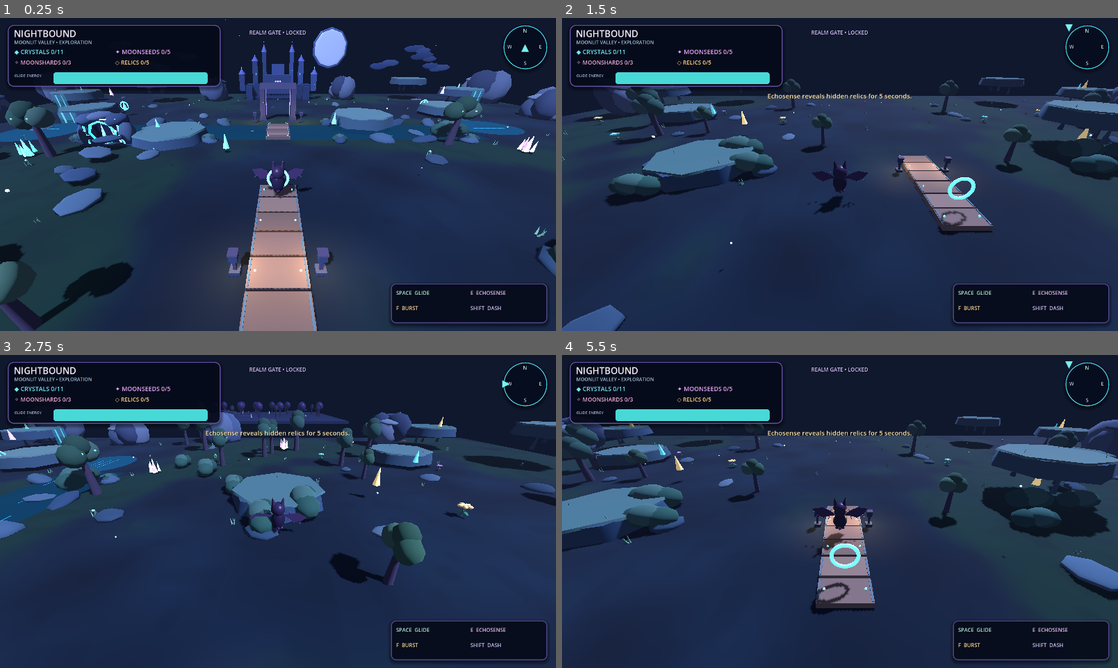
Above: before the commit, frames 1-4 (two rows, left to right).
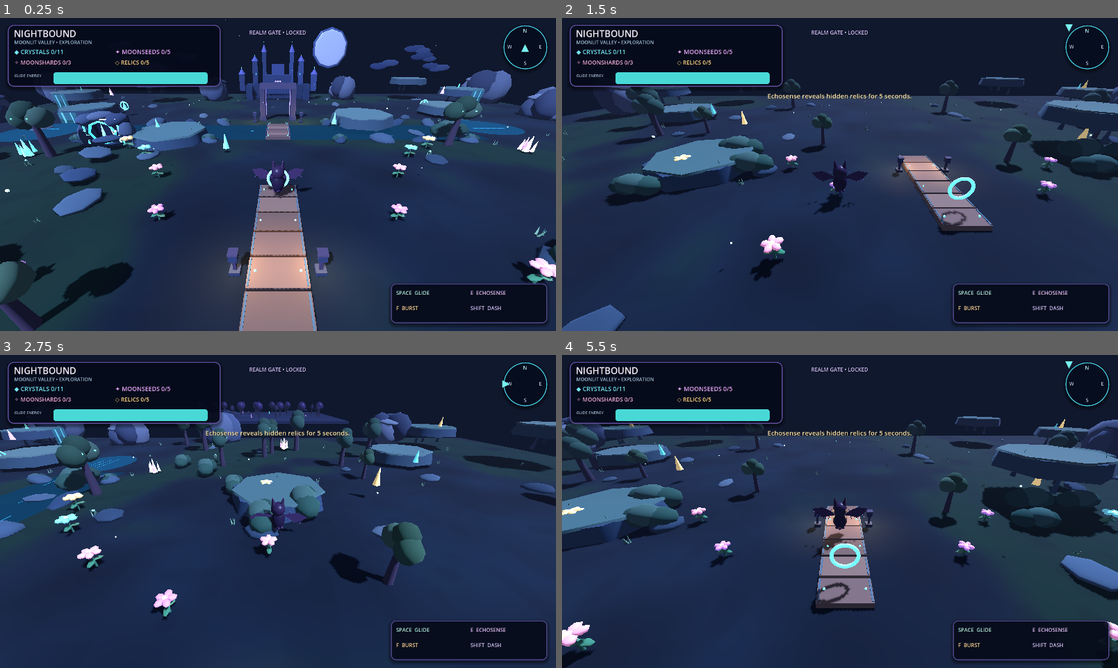
Above: after the commit, the same moments.

Repository: Dynamon91/nightbound
Game: Godot game, scene res://scenes/main.tscn
The game is run twice, just before and just after one commit, with the same random seed, the same clock (stepped at 60 frames per second) and the same inputs.
Inputs:
- Up to frame 1 (0.25 s): no input
- Up to frame 2 (1.5 s): hold D (move_right) 0.53-1.28 s; tap F (burst) at 0.6 s; tap Space (jump) at 0.77 s; hold S (move_back) from 1.28 s (still down); tap E (echosense) at 1.35 s
- Up to frame 3 (2.75 s): tap Space (jump) at 1.52 s; release S (move_back) at 2.03 s; hold D (move_right) from 2.03 s (still down); tap Shift (shadow_dash) at 2.1 s
- Up to frame 4 (5.5 s): release D (move_right) at 2.78 s; hold W (move_forward) 2.78-3.53 s; tap F (burst) at 2.85, 5.1 s; tap Space (jump) at 3.02, 3.77, 4.52 s; hold A (move_left) 3.53-5.03 s; tap E (echosense) at 3.6 s; tap Shift (shadow_dash) at 4.35 s; hold S (move_back) from 5.03 s (still down)

The runs differ from the first frame. In frame 1, 1.1% of the frame differs, in the area x 3-100%, y 37-85%; in frame 2, 0.7%; in frame 3, 1.0%; in frame 4, 1.3%, in the area x 0-100%, y 28-100%.

Commit message:
art: place larger moonflowers along the visible traversal edges

Diff:
--- a/scripts/main.gd
+++ b/scripts/main.gd
@@ -632,15 +632,14 @@
 func build_moonflowers()->void:
 	# Bright, faceted flowers populate the near-ground edges while keeping the jumping lane clear.
 	var flower_positions:Array[Vector3]=[
-		Vector3(-20.0,0.02,8.0),Vector3(-30.0,0.02,14.0),Vector3(-39.0,0.02,21.0),
-		Vector3(-25.0,0.02,27.0),Vector3(-42.0,0.02,32.0),
-		Vector3(20.0,0.02,9.0),Vector3(30.0,0.02,15.0),Vector3(39.0,0.02,22.0),
-		Vector3(25.0,0.02,28.0),Vector3(42.0,0.02,33.0),Vector3(-14.0,0.02,23.0),Vector3(14.0,0.02,22.0)
+		Vector3(-6.5,0.02,4.8),Vector3(-9.0,0.02,0.0),Vector3(-12.0,0.02,-3.8),Vector3(-15.0,0.02,-6.0),
+		Vector3(6.5,0.02,4.8),Vector3(9.0,0.02,0.0),Vector3(12.0,0.02,-3.8),Vector3(15.0,0.02,-6.0),
+		Vector3(-10.0,0.02,8.5),Vector3(10.0,0.02,8.5),Vector3(-18.0,0.02,8.0),Vector3(18.0,0.02,8.0)
 	]
 	var petal_colors:Array[Color]=[Color("#d28aff"),Color("#ff9dce"),Color("#78dff4"),Color("#ffd58b")]
 	for flower_index in range(flower_positions.size()):
 		var p:Vector3=flower_positions[flower_index]
-		var size_value:=.78+float(flower_index%4)*.12
+		var size_value:=1.02+float(flower_index%4)*.15
 		var stem:=MeshInstance3D.new()
 		var stem_mesh:=CylinderMesh.new()
 		stem_mesh.top_radius=.025
@@ -668,7 +667,7 @@
 		var petal_material:=mat(petal_colors[flower_index%petal_colors.size()],.55)
 		petal_material.emission_enabled=true
 		petal_material.emission=petal_colors[flower_index%petal_colors.size()]
-		petal_material.emission_energy_multiplier=.42
+		petal_material.emission_energy_multiplier=.72
 		for petal_index in range(5):
 			var angle:=float(petal_index)*TAU/5.0
 			var petal:=MeshInstance3D.new()
@@ -687,7 +686,7 @@
 		var core_material:=core.material_override as StandardMaterial3D
 		core_material.emission_enabled=true
 		core_material.emission=Color("#ffe69a")
-		core_material.emission_energy_multiplier=1.1
+		core_material.emission_energy_multiplier=1.45
 
 func build_valley_ground_detail()->void:
 	# Keep a clear central traversal corridor while adding foreground and side-plane texture.
